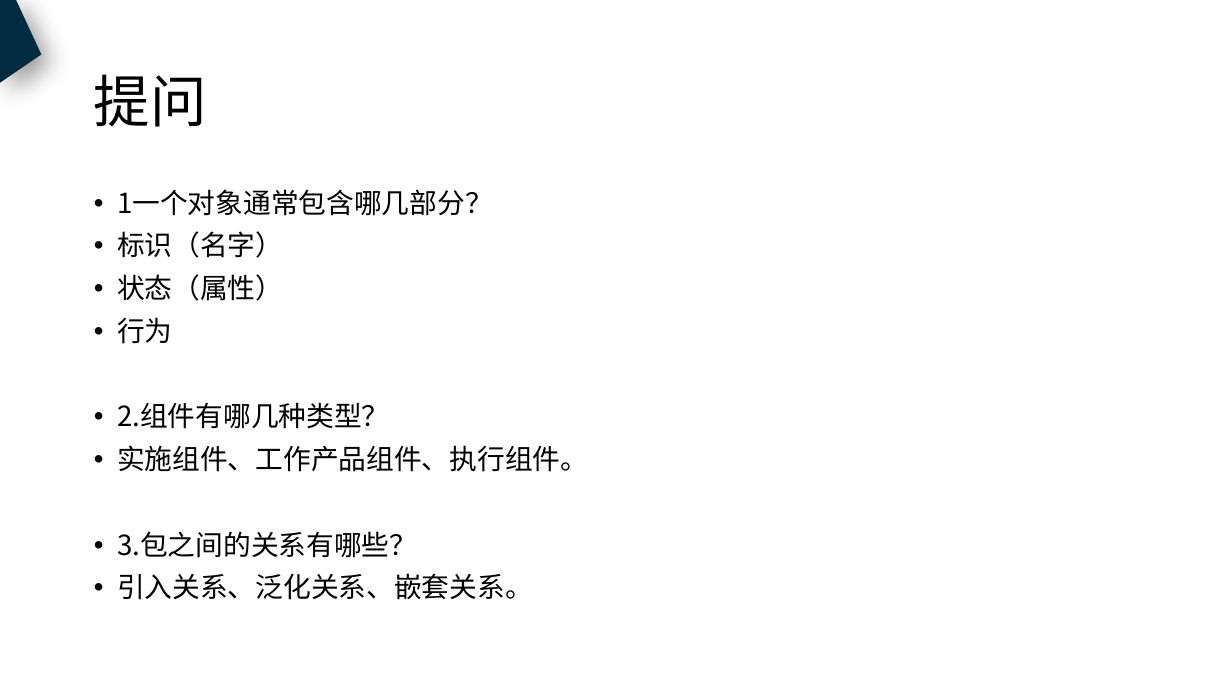
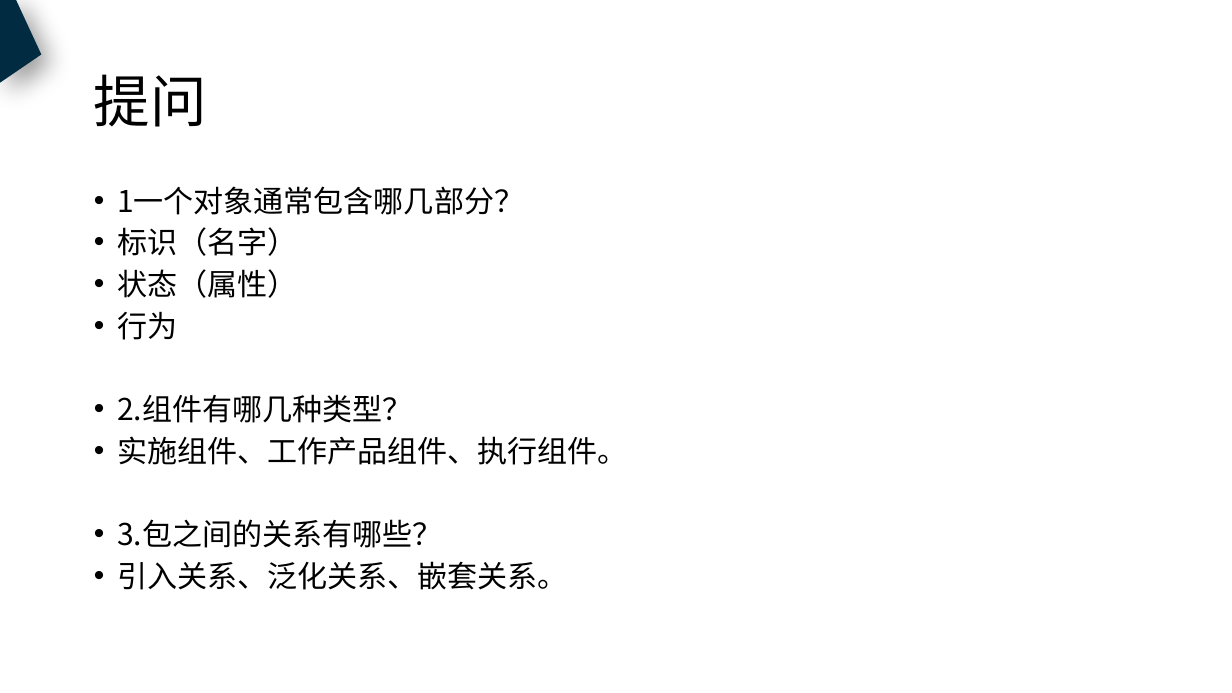
Before and after one commit to PRD2018-G18/PRD2018, a slide deck: slide 46 of 非受控文档/过程文档/UML基础3/UML基础3.pptx. Drawn at 1232x693 pixels with LibreOffice and Linux fonts; fonts in the diff are those of the drawing. Boxes give left, top, right and bottom in pixels: in the first picture for what was removed or moved away, otherwise in the second. Text is boxed around its words. In the diff, an @@ line names an element or a change of style, - is before the commit and + after.

```diff
--- a/非受控文档/过程文档/UML基础3/UML基础3.pptx
+++ b/非受控文档/过程文档/UML基础3/UML基础3.pptx
@@ text "1一个对象通常包含哪几部分？" at [117,186,628,590]: size 21.6 to 23.4 pt; line spacing 0.9 to 0.8 @@
```
Also in this commit, not shown: 6 other slides changed, 5 other files.
